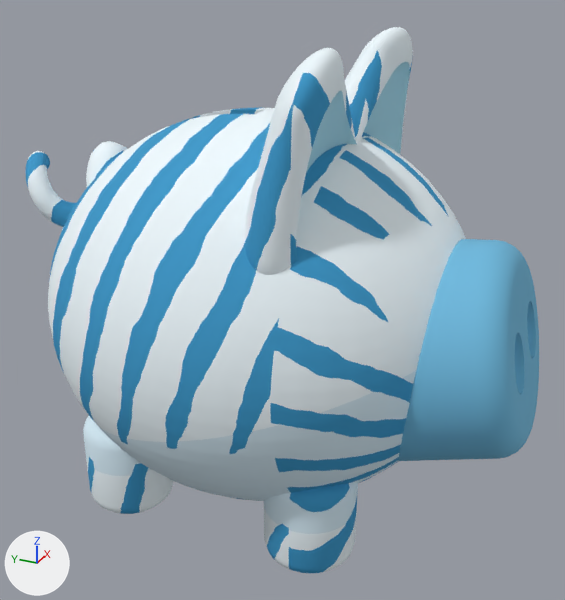
The Blender file assets/piggies/rare/glacier/source/glacier_closed.blend as it was, and as the next commit left it.
Both versions are drawn from a 50 mm camera at (-3.27, -1.58, 1.67) aimed at (0.01, -0.11, 0.03). Every picture has the same lights, and +X, +Y and +Z are marked at lower left. The picture after the commit comes second.

Names of what the first picture shows: 'Body', 'Ears', 'Legs', 'Snout', 'Tail'.
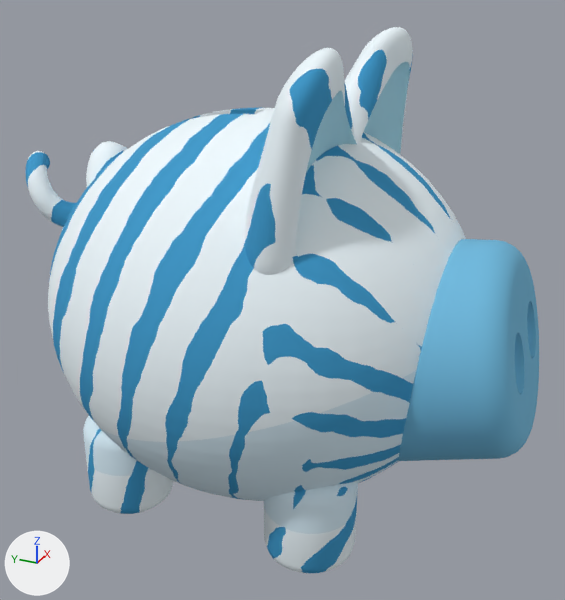
Pixel boxes [x1, y1, x2, y2] of what changed, in the pictures (565 x 600 px):
'Body', surface changed
    both: [98, 132, 453, 499]
'Ears', surface changed
    both: [245, 47, 393, 273]
'Legs', surface changed
    both: [86, 426, 353, 573]

What changed in the scene script:
```text
Change mat_glacier_body:
    remove # nodes: BsdfPrincipled, CombineXYZ, MapRange x8, Math x48, MixRGB x3, OutputMaterial, SeparateXYZ, TexCoord, TexNoise x3, VectorMath x9
    nodes: BsdfPrincipled, CombineXYZ, MapRange x10, Math x53, MixRGB x3, OutputMaterial, SeparateXYZ, TexCoord, TexNoise x3, VectorMath x9
Change mat_glacier_trim:
    remove # nodes: BsdfPrincipled, CombineXYZ, MapRange x8, Math x48, MixRGB x3, OutputMaterial, SeparateXYZ, TexCoord, TexNoise x3, VectorMath x9
    nodes: BsdfPrincipled, CombineXYZ, MapRange x10, Math x53, MixRGB x3, OutputMaterial, SeparateXYZ, TexCoord, TexNoise x3, VectorMath x9
```
